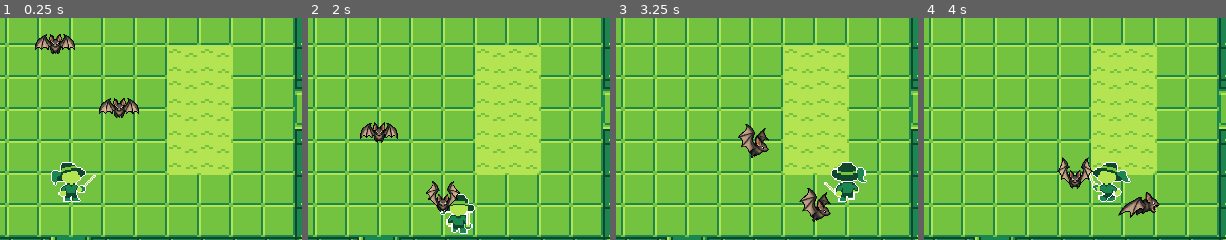
Above: before the commit, frames 1-4 (left to right).
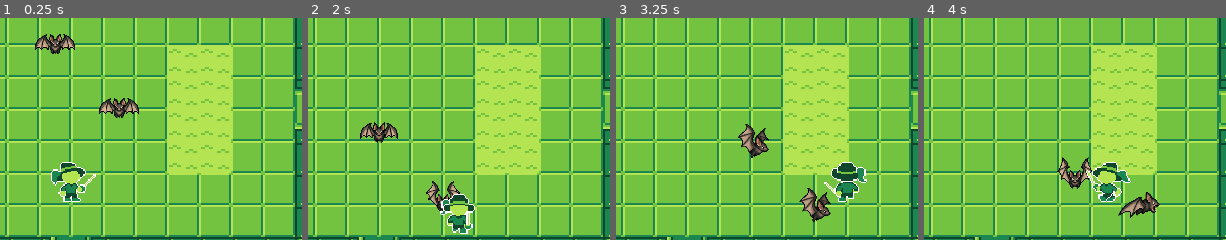
Above: after the commit, the same moments.

Repository: bristotartur/bad-fellas
Game: Godot game, scene res://phases/phase_a/phase_a.tscn
The game is run twice, just before and just after one commit, with the same random seed, the same clock (stepped at 60 frames per second) and the same inputs.
Inputs (mouse positions are % of the whole screen's width and height, from its top left):
- Up to frame 1 (0.25 s): no input
- Up to frame 2 (2 s): move the mouse to (75, 46) at 0.52 s; hold D (move_right) 0.53-1.28 s; click (75, 46) at 0.6 s; move the mouse to (30, 57) at 1.27 s; hold S (move_down) from 1.28 s (still down); click (30, 57) at 1.35 s
- Up to frame 3 (3.25 s): move the mouse to (62, 28) at 2.02 s; release S (move_down) at 2.03 s; hold D (move_right) 2.03-2.78 s; click (62, 28) at 2.1 s; move the mouse to (46, 73) at 2.77 s; hold W (move_up) from 2.78 s (still down); click (46, 73) at 2.85 s
- Up to frame 4 (4 s): move the mouse to (83, 68) at 3.52 s; release W (move_up) at 3.53 s; hold A (move_left) from 3.53 s (still down); click (83, 68) at 3.6 s
The pictures show only the part of the screen within x 40-90%, y 35-85%; the shares and areas given below are measured in that part.

The runs differ from the first frame. In frame 1, 0.1% of the frame differs, in the area x 17-32%, y 65-82%; in frame 2, 0.3%, in the area x 43-54%, y 79-97%; in frame 3, 0.1%; in frame 4, 0.1%.

Commit message:
feat: adiciona novo player_atlas e animações de ataque

Diff:
--- a/characters/player/player.gd
+++ b/characters/player/player.gd
@@ -2,6 +2,7 @@
 
 const TILE_SIZE     := 32.0
 const MOVE_DISTANCE := TILE_SIZE / 2.0
+const COLLISION_PROBE_EPSILON := 0.01
 
 @export var move_duration   := 0.14
 @export var animation_speed := 1.6
@@ -64,7 +65,10 @@
 
 	var motion := direction * MOVE_DISTANCE
 	var collision := KinematicCollision2D.new()
-	if test_move(global_transform, motion, collision):
+	# A full-length probe reports contact with the next tile as a blockage,
+	# even when the player would only touch its edge at the end of the step.
+	var probe := direction * (MOVE_DISTANCE - COLLISION_PROBE_EPSILON)
+	if test_move(global_transform, probe, collision, 0.0):
 		if can_cross_open_door(motion):
 			pass
 		else:
@@ -90,19 +94,11 @@
 func attack() -> void:
 	is_attacking = true
 	has_hit_target = false
-	play_walk_animation(facing_direction)
+	play_attack_animation()
 	attack_area.position = facing_direction * (MOVE_DISTANCE + 4.0)
 	attack_area.set_deferred("monitoring", true)
 
-	var start_position := global_position
-	var target_position := start_position + facing_direction * MOVE_DISTANCE
-	if test_move(global_transform, facing_direction * MOVE_DISTANCE):
-		target_position = start_position
-
-	var attack_tween := create_tween()
-	attack_tween.tween_property(self, "global_position", target_position, move_duration / 2.0)
-	attack_tween.tween_property(self, "global_position", start_position, move_duration / 2.0)
-	await attack_tween.finished
+	await $AnimatedSprite2D.animation_finished
 
 	attack_area.set_deferred("monitoring", false)
 	is_attacking = false
@@ -133,29 +129,37 @@
 	return false
 
 func play_walk_animation(direction: Vector2) -> void:
+	$AnimatedSprite2D.flip_h = false
 	if direction == Vector2.RIGHT:
 		$AnimatedSprite2D.play("walking_sideways")
-		$AnimatedSprite2D.flip_h = false
 	elif direction == Vector2.LEFT:
 		$AnimatedSprite2D.play("walking_sideways")
 		$AnimatedSprite2D.flip_h = true
 	elif direction == Vector2.UP:
 		$AnimatedSprite2D.play("walking_up")
-		$AnimatedSprite2D.flip_h = false
 	elif direction == Vector2.DOWN:
 		$AnimatedSprite2D.play("walking_down")
-		$AnimatedSprite2D.flip_h = false
 
 func play_idle_animation() -> void:
+	$AnimatedSprite2D.flip_h = false
 	if facing_direction == Vector2.RIGHT:
 		$AnimatedSprite2D.play("idle_side")
-		$AnimatedSprite2D.flip_h = false
 	elif facing_direction == Vector2.LEFT:
 		$AnimatedSprite2D.play("idle_side")
 		$AnimatedSprite2D.flip_h = true
 	elif facing_direction == Vector2.UP:
 		$AnimatedSprite2D.play("idle_up")
-		$AnimatedSprite2D.flip_h = false
 	elif facing_direction == Vector2.DOWN:
 		$AnimatedSprite2D.play("idle_down")
-		$AnimatedSprite2D.flip_h = false
+
+func play_attack_animation() -> void:
+	$AnimatedSprite2D.flip_h = false
+	if facing_direction == Vector2.RIGHT:
+		$AnimatedSprite2D.play("attacking_sideways")
+	elif facing_direction == Vector2.LEFT:
+		$AnimatedSprite2D.play("attacking_sideways")
+		$AnimatedSprite2D.flip_h = true
+	elif facing_direction == Vector2.UP:
+		$AnimatedSprite2D.play("attacking_up")
+	elif facing_direction == Vector2.DOWN:
+		$AnimatedSprite2D.play("attacking_down")
--- a/characters/player/player.tscn
+++ b/characters/player/player.tscn
@@ -1,65 +1,148 @@
 [gd_scene format=3 uid="uid://chfr2mh2kerqk"]
 
 [ext_resource type="Script" uid="uid://wdg3ph3bn6ry" path="res://characters/player/player.gd" id="1_xxgcw"]
-[ext_resource type="Texture2D" uid="uid://dvd4h4ad3h5ok" path="res://assets/player_atlas.png" id="2_exd8k"]
-
-[sub_resource type="AtlasTexture" id="AtlasTexture_lefe0"]
-atlas = ExtResource("2_exd8k")
-region = Rect2(0, 32, 48, 32)
-
-[sub_resource type="AtlasTexture" id="AtlasTexture_cx7pn"]
-atlas = ExtResource("2_exd8k")
-region = Rect2(0, 0, 48, 32)
-
-[sub_resource type="AtlasTexture" id="AtlasTexture_xrks6"]
-atlas = ExtResource("2_exd8k")
-region = Rect2(0, 64, 48, 32)
-
-[sub_resource type="AtlasTexture" id="AtlasTexture_ygbyk"]
-atlas = ExtResource("2_exd8k")
-region = Rect2(48, 32, 48, 32)
-
-[sub_resource type="AtlasTexture" id="AtlasTexture_7hwvk"]
-atlas = ExtResource("2_exd8k")
-region = Rect2(0, 32, 48, 32)
-
-[sub_resource type="AtlasTexture" id="AtlasTexture_f5mb1"]
-atlas = ExtResource("2_exd8k")
-region = Rect2(96, 32, 48, 32)
-
-[sub_resource type="AtlasTexture" id="AtlasTexture_oumlq"]
-atlas = ExtResource("2_exd8k")
-region = Rect2(48, 0, 48, 32)
-
-[sub_resource type="AtlasTexture" id="AtlasTexture_ucdbc"]
-atlas = ExtResource("2_exd8k")
-region = Rect2(0, 0, 48, 32)
-
-[sub_resource type="AtlasTexture" id="AtlasTexture_3kipu"]
-atlas = ExtResource("2_exd8k")
-region = Rect2(96, 0, 48, 32)
-
-[sub_resource type="AtlasTexture" id="AtlasTexture_vjokp"]
-atlas = ExtResource("2_exd8k")
-region = Rect2(0, 0, 48, 32)
-
-[sub_resource type="AtlasTexture" id="AtlasTexture_xjuyq"]
-atlas = ExtResource("2_exd8k")
-region = Rect2(48, 64, 48, 32)
-
-[sub_resource type="AtlasTexture" id="AtlasTexture_lr1ps"]
-atlas = ExtResource("2_exd8k")
-region = Rect2(0, 64, 48, 32)
-
-[sub_resource type="AtlasTexture" id="AtlasTexture_m1qpr"]
-atlas = ExtResource("2_exd8k")
-region = Rect2(96, 64, 48, 32)
+[ext_resource type="Texture2D" uid="uid://wp1irc234yyx" path="res://assets/player_atlas.png" id="2_xxgcw"]
+
+[sub_resource type="AtlasTexture" id="AtlasTexture_exd8k"]
+atlas = ExtResource("2_xxgcw")
+region = Rect2(64, 192, 64, 48)
+
+[sub_resource type="AtlasTexture" id="AtlasTexture_5dc8e"]
+atlas = ExtResource("2_xxgcw")
+region = Rect2(128, 192, 64, 48)
+
+[sub_resource type="AtlasTexture" id="AtlasTexture_ixbpm"]
+atlas = ExtResource("2_xxgcw")
+region = Rect2(0, 192, 64, 48)
+
+[sub_resource type="AtlasTexture" id="AtlasTexture_c6leb"]
+atlas = ExtResource("2_xxgcw")
+region = Rect2(64, 144, 64, 48)
+
+[sub_resource type="AtlasTexture" id="AtlasTexture_dirf7"]
+atlas = ExtResource("2_xxgcw")
+region = Rect2(128, 144, 64, 48)
+
+[sub_resource type="AtlasTexture" id="AtlasTexture_idpv6"]
+atlas = ExtResource("2_xxgcw")
+region = Rect2(0, 144, 64, 48)
+
+[sub_resource type="AtlasTexture" id="AtlasTexture_rpf03"]
+atlas = ExtResource("2_xxgcw")
+region = Rect2(64, 240, 64, 48)
+
+[sub_resource type="AtlasTexture" id="AtlasTexture_x5dtk"]
+atlas = ExtResource("2_xxgcw")
+region = Rect2(128, 240, 64, 48)
+
+[sub_resource type="AtlasTexture" id="AtlasTexture_3t07l"]
+atlas = ExtResource("2_xxgcw")
+region = Rect2(0, 240, 64, 48)
+
+[sub_resource type="AtlasTexture" id="AtlasTexture_on558"]
+atlas = ExtResource("2_xxgcw")
+region = Rect2(0, 48, 64, 48)
+
+[sub_resource type="AtlasTexture" id="AtlasTexture_gqopd"]
+atlas = ExtResource("2_xxgcw")
+region = Rect2(0, 144, 64, 48)
+
+[sub_resource type="AtlasTexture" id="AtlasTexture_icpky"]
+atlas = ExtResource("2_xxgcw")
+region = Rect2(0, 96, 64, 48)
+
+[sub_resource type="AtlasTexture" id="AtlasTexture_58jvb"]
+atlas = ExtResource("2_xxgcw")
+region = Rect2(64, 48, 64, 48)
+
+[sub_resource type="AtlasTexture" id="AtlasTexture_8l73k"]
+atlas = ExtResource("2_xxgcw")
+region = Rect2(0, 48, 64, 48)
+
+[sub_resource type="AtlasTexture" id="AtlasTexture_aqrcq"]
+atlas = ExtResource("2_xxgcw")
+region = Rect2(128, 48, 64, 48)
+
+[sub_resource type="AtlasTexture" id="AtlasTexture_d2agh"]
+atlas = ExtResource("2_xxgcw")
+region = Rect2(64, 0, 64, 48)
+
+[sub_resource type="AtlasTexture" id="AtlasTexture_fpo3a"]
+atlas = ExtResource("2_xxgcw")
+region = Rect2(0, 0, 64, 48)
+
+[sub_resource type="AtlasTexture" id="AtlasTexture_kyfeq"]
+atlas = ExtResource("2_xxgcw")
+region = Rect2(128, 0, 64, 48)
+
+[sub_resource type="AtlasTexture" id="AtlasTexture_5mkjs"]
+atlas = ExtResource("2_xxgcw")
+region = Rect2(64, 96, 64, 48)
+
+[sub_resource type="AtlasTexture" id="AtlasTexture_yybc7"]
+atlas = ExtResource("2_xxgcw")
+region = Rect2(0, 96, 64, 48)
+
+[sub_resource type="AtlasTexture" id="AtlasTexture_lv4bx"]
+atlas = ExtResource("2_xxgcw")
+region = Rect2(128, 96, 64, 48)
 
 [sub_resource type="SpriteFrames" id="SpriteFrames_8w0r3"]
 animations = [{
 "frames": [{
 "duration": 1.0,
-"texture": SubResource("AtlasTexture_lefe0")
+"texture": SubResource("AtlasTexture_exd8k")
+}, {
+"duration": 1.0,
+"texture": SubResource("AtlasTexture_5dc8e")
+}, {
+"duration": 1.0,
+"texture": SubResource("AtlasTexture_5dc8e")
+}, {
+"duration": 1.0,
+"texture": SubResource("AtlasTexture_ixbpm")
+}],
+"loop": 0,
+"name": &"attacking_down",
+"speed": 4.0
+}, {
+"frames": [{
+"duration": 1.0,
+"texture": SubResource("AtlasTexture_c6leb")
+}, {
+"duration": 1.0,
+"texture": SubResource("AtlasTexture_dirf7")
+}, {
+"duration": 1.0,
+"texture": SubResource("AtlasTexture_dirf7")
+}, {
+"duration": 1.0,
+"texture": SubResource("AtlasTexture_idpv6")
+}],
+"loop": 0,
+"name": &"attacking_sideways",
+"speed": 4.0
+}, {
+"frames": [{
+"duration": 1.0,
+"texture": SubResource("AtlasTexture_rpf03")
+}, {
+"duration": 1.0,
+"texture": SubResource("AtlasTexture_x5dtk")
+}, {
+"duration": 1.0,
+"texture": SubResource("AtlasTexture_x5dtk")
+}, {
+"duration": 1.0,
+"texture": SubResource("AtlasTexture_3t07l")
+}],
+"loop": 0,
+"name": &"attacking_up",
+"speed": 4.0
+}, {
+"frames": [{
+"duration": 1.0,
+"texture": SubResource("AtlasTexture_on558")
 }],
 "loop": 1,
 "name": &"idle_down",
@@ -67,7 +150,7 @@
 }, {
 "frames": [{
 "duration": 1.0,
-"texture": SubResource("AtlasTexture_cx7pn")
+"texture": SubResource("AtlasTexture_gqopd")
 }],
 "loop": 1,
 "name": &"idle_side",
@@ -75,7 +158,7 @@
 }, {
 "frames": [{
 "duration": 1.0,
-"texture": SubResource("AtlasTexture_xrks6")
+"texture": SubResource("AtlasTexture_icpky")
 }],
 "loop": 1,
 "name": &"idle_up",
@@ -83,16 +166,16 @@
 }, {
 "frames": [{
 "duration": 1.0,
-"texture": SubResource("AtlasTexture_ygbyk")
-}, {
-"duration": 1.0,
-"texture": SubResource("AtlasTexture_7hwvk")
-}, {
-"duration": 1.0,
-"texture": SubResource("AtlasTexture_f5mb1")
-}, {
-"duration": 1.0,
-"texture": SubResource("AtlasTexture_7hwvk")
+"texture": SubResource("AtlasTexture_58jvb")
+}, {
+"duration": 1.0,
+"texture": SubResource("AtlasTexture_8l73k")
+}, {
+"duration": 1.0,
+"texture": SubResource("AtlasTexture_aqrcq")
+}, {
+"duration": 1.0,
+"texture": SubResource("AtlasTexture_8l73k")
 }],
 "loop": 1,
 "name": &"walking_down",
@@ -100,16 +183,16 @@
 }, {
 "frames": [{
 "duration": 1.0,
-"texture": SubResource("AtlasTexture_oumlq")
-}, {
-"duration": 1.0,
-"texture": SubResource("AtlasTexture_ucdbc")
-}, {
-"duration": 1.0,
-"texture": SubResource("AtlasTexture_3kipu")
-}, {
-"duration": 1.0,
-"texture": SubResource("AtlasTexture_vjokp")
+"texture": SubResource("AtlasTexture_d2agh")
+}, {
+"duration": 1.0,
+"texture": SubResource("AtlasTexture_fpo3a")
+}, {
+"duration": 1.0,
+"texture": SubResource("AtlasTexture_kyfeq")
+}, {
+"duration": 1.0,
+"texture": SubResource("AtlasTexture_fpo3a")
 }],
 "loop": 1,
 "name": &"walking_sideways",
@@ -117,16 +200,16 @@
 }, {
 "frames": [{
 "duration": 1.0,
-"texture": SubResource("AtlasTexture_xjuyq")
-}, {
-"duration": 1.0,
-"texture": SubResource("AtlasTexture_lr1ps")
-}, {
-"duration": 1.0,
-"texture": SubResource("AtlasTexture_m1qpr")
-}, {
-"duration": 1.0,
-"texture": SubResource("AtlasTexture_lr1ps")
+"texture": SubResource("AtlasTexture_5mkjs")
+}, {
+"duration": 1.0,
+"texture": SubResource("AtlasTexture_yybc7")
+}, {
+"duration": 1.0,
+"texture": SubResource("AtlasTexture_lv4bx")
+}, {
+"duration": 1.0,
+"texture": SubResource("AtlasTexture_yybc7")
 }],
 "loop": 1,
 "name": &"walking_up",
@@ -158,7 +241,7 @@
 texture_filter = 1
 position = Vector2(0, -4)
 sprite_frames = SubResource("SpriteFrames_8w0r3")
-animation = &"idle_side"
+animation = &"walking_up"
 
 [node name="CollisionShape2D" type="CollisionShape2D" parent="." unique_id=1965029339]
 position = Vector2(0, 2)
--- a/objects/Door.tscn
+++ b/objects/Door.tscn
@@ -49,6 +49,7 @@
 size = Vector2(32, 40)
 
 [node name="Door" type="Area2D" unique_id=33947184 groups=["doors"]]
+z_index = -1
 collision_layer = 4
 script = ExtResource("1_g8xhb")
 
--- a/phases/phase_a/phase_a.tscn
+++ b/phases/phase_a/phase_a.tscn
@@ -18,8 +18,10 @@
 [node name="Camera2D" type="Camera2D" parent="." unique_id=119497245]
 
 [node name="RoomA" type="Node2D" parent="." unique_id=730228261]
+y_sort_enabled = true
 
 [node name="TileMapLayer" type="TileMapLayer" parent="RoomA" unique_id=1899061712]
+z_index = -2
 tile_map_data = PackedByteArray("AAAAAA4AAQAFAAAAAAABAA4AAQAFAAAAAAACAA4AAQAFAAAAAAADAA4AAQAFAAAAAAAEAA4AAQAFAAAAAAAFAA …(4720 unchanged characters)…
 tile_set = ExtResource("4_tileset")
 
@@ -56,8 +58,10 @@
 
 [node name="RoomC" type="Node2D" parent="." unique_id=397737098]
 position = Vector2(640, 0)
+y_sort_enabled = true
 
 [node name="TileMapLayer" type="TileMapLayer" parent="RoomC" unique_id=543510554]
+z_index = -2
 tile_map_data = PackedByteArray("AADY/wAAAQAFAAAAAADY/wEAAQAFAAAAAADZ/wAAAQAFAAAAAADZ/wEAAQAFAAAAAADa/wAAAQAFAAAAAADa/w …(4720 unchanged characters)…
 tile_set = ExtResource("4_tileset")
 
@@ -71,6 +75,7 @@
 
 [node name="Objects" type="Node2D" parent="RoomC" unique_id=472944253]
 position = Vector2(-1280, 0)
+y_sort_enabled = true
 
 [node name="Lever" parent="RoomC/Objects" unique_id=1237136146 instance=ExtResource("7_j586a")]
 position = Vector2(112, 240)
@@ -109,8 +114,10 @@
 
 [node name="RoomB" type="Node2D" parent="." unique_id=1285818955]
 position = Vector2(-640, 0)
+y_sort_enabled = true
 
 [node name="TileMapLayer" type="TileMapLayer" parent="RoomB" unique_id=1658208363]
+z_index = -2
 tile_map_data = PackedByteArray("AAAoAAAAAQAFAAAAAAAoAAEAAQAFAAAAAAAoAAIAAQAFAAAAAAAoAAMAAQAFAAAAAAAoAAQAAQAFAAAAAAAoAA …(4720 unchanged characters)…
 tile_set = ExtResource("4_tileset")
 
--- a/phases/rooms/Room.tscn
+++ b/phases/rooms/Room.tscn
@@ -3,6 +3,8 @@
 [ext_resource type="TileSet" uid="uid://cbxij5r83facc" path="res://assets/background_tileset.tres" id="2_tileset"]
 
 [node name="Room" type="Node2D" unique_id=1284713634]
+y_sort_enabled = true
 
 [node name="TileMapLayer" type="TileMapLayer" parent="." unique_id=1263937671]
+z_index = -2
 tile_set = ExtResource("2_tileset")
Binary file changed: assets/player_atlas.png
Not shown, changed: assets/player_atlas.png.import
